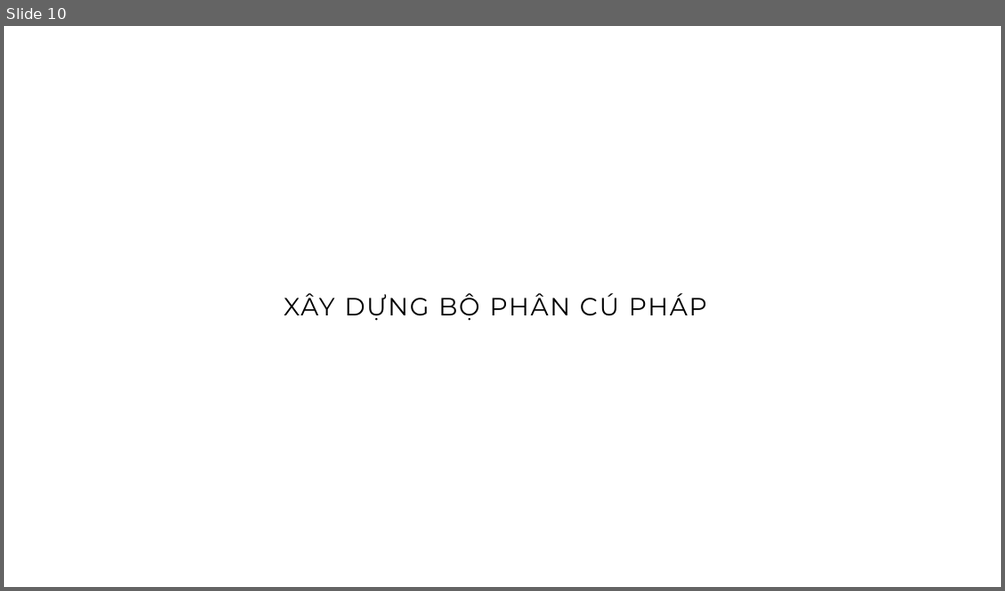
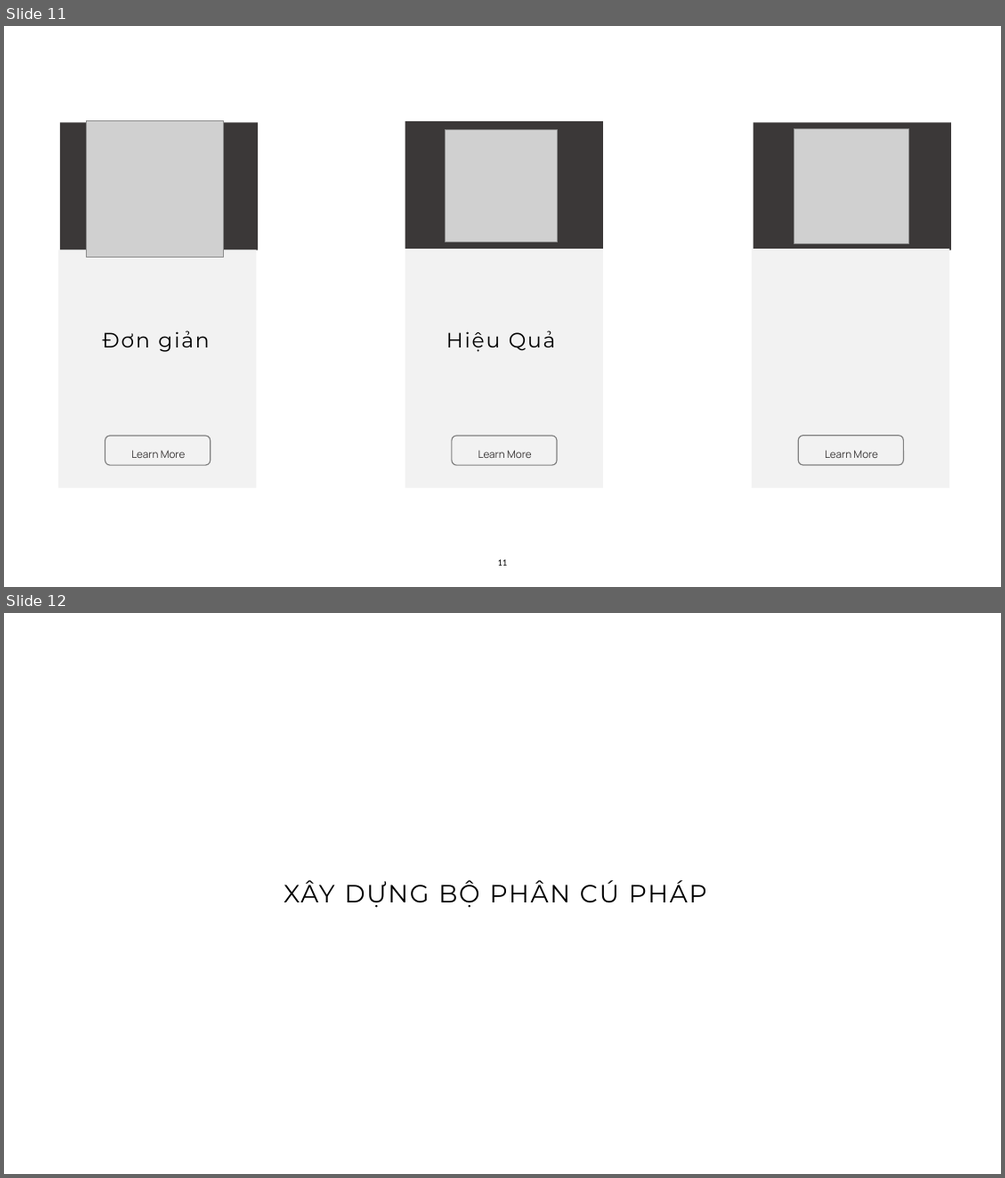
Before and after one commit to thompsondd/Shift-Reduce-Parsers, a slide deck: Presentation/Shift_Reduce_Parsers_Presentation.pptx. Shown one above the other, each under a label of ours: slide 10 before the commit, slides 11 and 12 after it. The pictures are 1005x591 and 1005x1178 pixels, drawn with LibreOffice and Linux fonts; fonts in the diff are those of the drawing; grey boxes stand for pictures; background and template pictures are left out. Boxes give left, top, right and bottom in pixels: in the first picture for what was removed or moved away, otherwise in the second. Text is boxed around its words. In the diff, an @@ line names an element or a change of style, - is before the commit and + after.

Commit message:
Changes in Presentation files

```diff
--- a/Presentation/Shift_Reduce_Parsers_Presentation.pptx
+++ b/Presentation/Shift_Reduce_Parsers_Presentation.pptx
@@ slide 11 added at (x1=4, y1=26, x2=1001, y2=587), background #FFFFFF @@
@@ picture added at (x1=86, y1=120, x2=223, y2=257) @@
@@ group added at (x1=404, y1=121, x2=603, y2=487): 2 rectangles, 2 texts, 1 rounded rectangle, 1 picture @@
+Hiệu Quả
+Learn More
@@ group added at (x1=752, y1=122, x2=952, y2=488): 2 rectangles, 1 rounded rectangle, 1 text, 1 picture @@
+Learn More
@@ group added at (x1=58, y1=122, x2=259, y2=487): 2 rectangles, 2 texts, 1 rounded rectangle @@
+Đơn giản
+Learn More
@@ page number added at (x1=498, y1=559, x2=508, y2=565), 9 pt, text #000000 @@
+11
@@ what was slide 10 is now slide 12 @@
```
Also in this commit, not shown: 1 other slide added, 2 other files.
